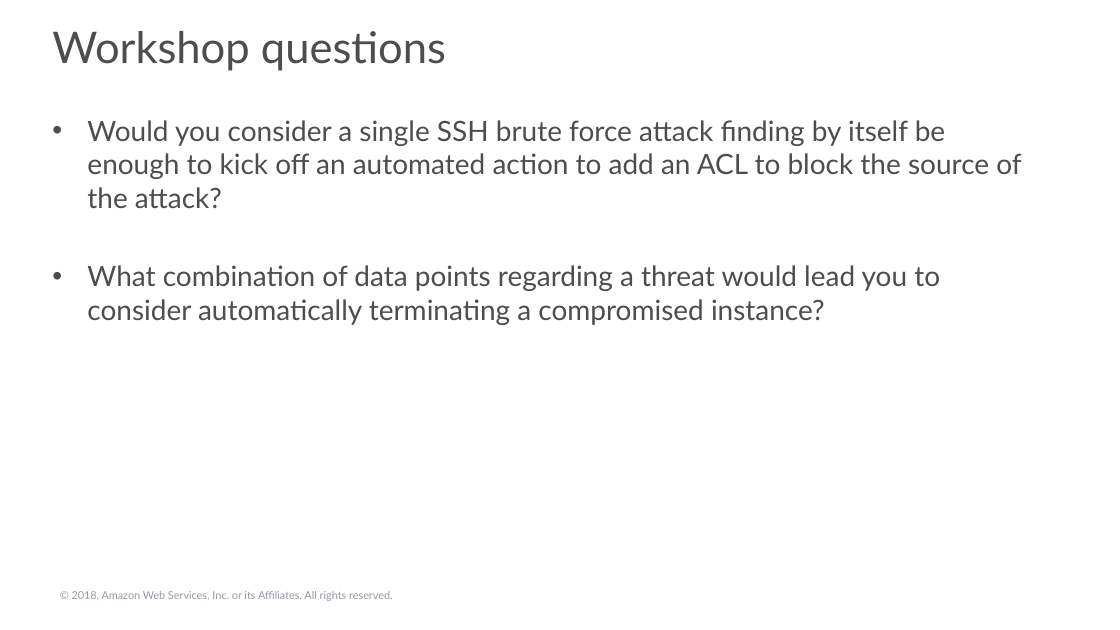
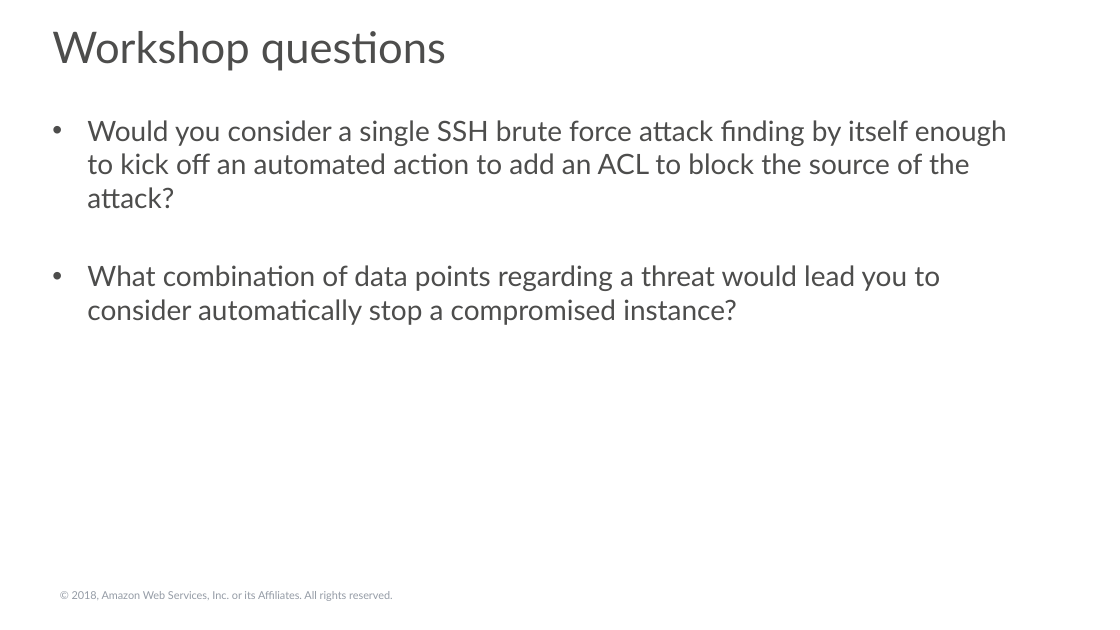
Before and after one commit to robnolen/aws-security-workshops, a slide deck: slide 13 of threat-detection-wksp/presentations/threat-detection-wksp-module4-presentation.pptx. Drawn at 1120x630 pixels with LibreOffice and Linux fonts; fonts in the diff are those of the drawing; background and template pictures are left out. Boxes give left, top, right and bottom in pixels: in the first picture for what was removed or moved away, otherwise in the second. Text is boxed around its words. In the diff, an @@ line names an element or a change of style, - is before the commit and + after.

Commit message:
PowerPoint updates

```diff
--- a/threat-detection-wksp/presentations/threat-detection-wksp-module4-presentation.pptx
+++ b/threat-detection-wksp/presentations/threat-detection-wksp-module4-presentation.pptx
@@ text at bbox=[87, 120, 1007, 325]: text changed @@
-• Would you consider a single SSH brute force attack finding by itself be enough to kick off an automated action to add an ACL to block the source of the attack?
-• What combination of data points regarding a threat would lead you to consider automatically terminating a compromised instance?
+• Would you consider a single SSH brute force attack finding by itself enough to kick off an automated action to add an ACL to block the source of the attack?
+• What combination of data points regarding a threat would lead you to consider automatically stop a compromised instance?
```
Also in this commit, not shown: 2 other slides changed, 2 other files.
